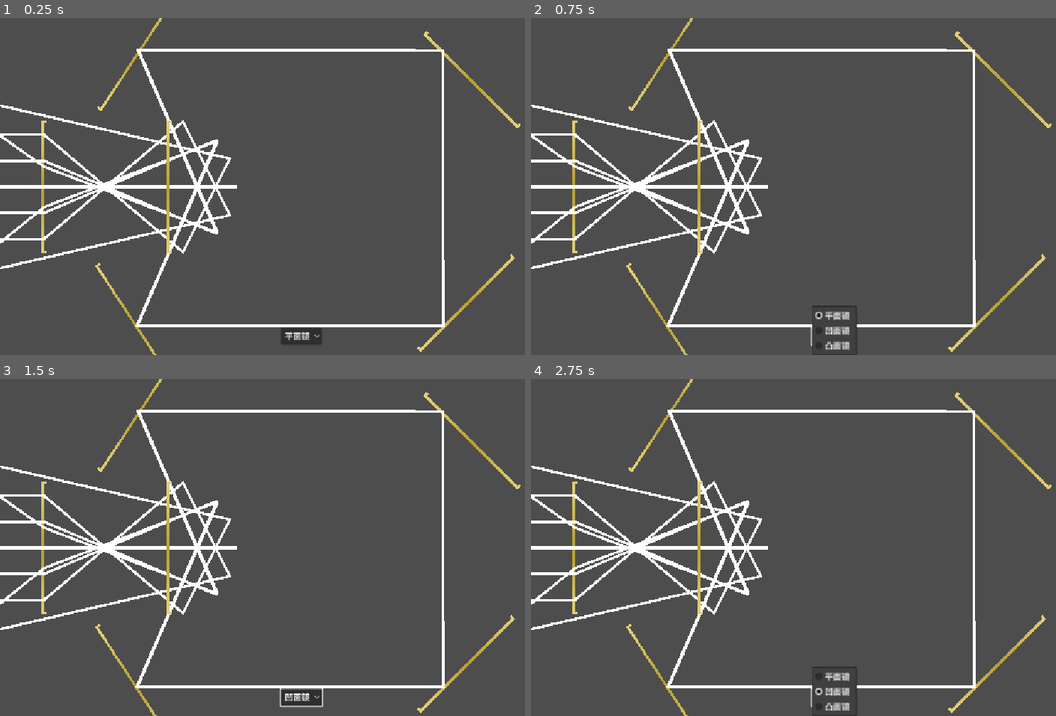
Above: before the commit, frames 1-4 (two rows, left to right).
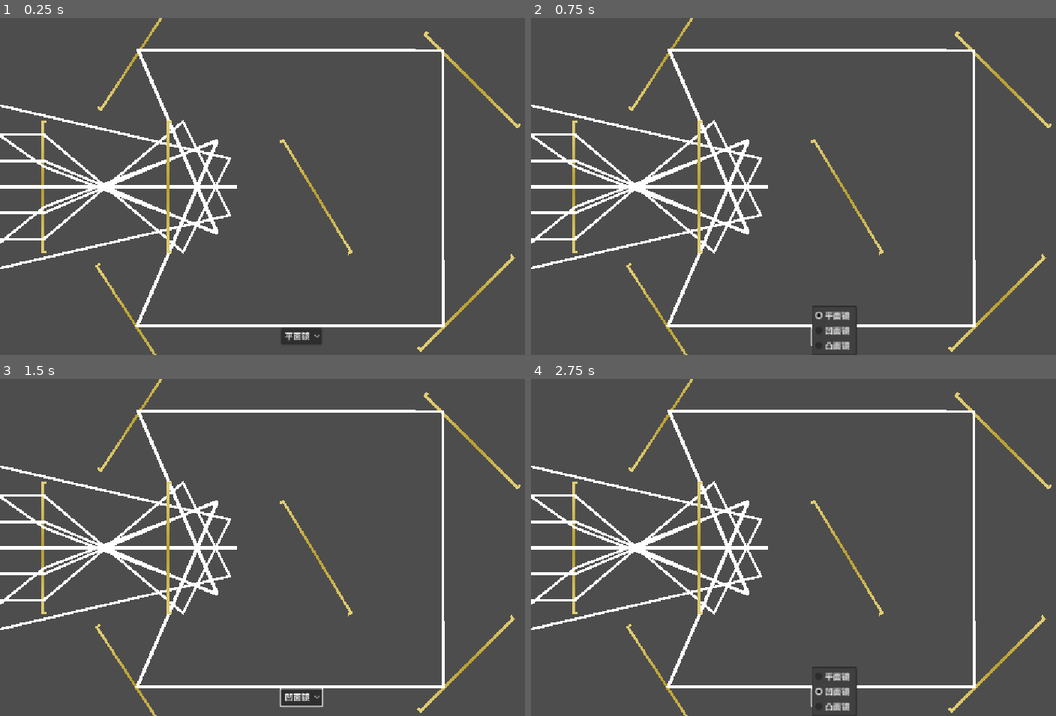
Above: after the commit, the same moments.

Repository: ChickenPige0n/re-flection
Game: Godot game, scene res://scenes/main_game.tscn
The game is run twice, just before and just after one commit, with the same random seed, the same clock (stepped at 60 frames per second) and the same inputs.
Inputs:
- Up to frame 1 (0.25 s): no input
- Up to frame 2 (0.75 s): click "平面镜" at 0.5 s
- Up to frame 3 (1.5 s): click "平面镜" at 1.25 s
- Up to frame 4 (2.75 s): click "凹面镜" at 2 s

The runs differ from the first frame. In frame 1, 0.2% of the frame differs, in the area x 53-68%, y 36-71%; in frame 2, 0.2%; in frame 3, 0.2%; in frame 4, 0.2%.

Commit message:
feat: add export presets

Diff:
--- a/project.godot
+++ b/project.godot
@@ -28,5 +28,6 @@
 [rendering]
 
 renderer/rendering_method="mobile"
+textures/vram_compression/import_etc2_astc=true
 anti_aliasing/quality/msaa_2d=3
 anti_aliasing/quality/msaa_3d=3
--- a/scenes/main_game.tscn
+++ b/scenes/main_game.tscn
@@ -1,10 +1,11 @@
-[gd_scene load_steps=7 format=3 uid="uid://c7xvhqovqpoxc"]
+[gd_scene load_steps=8 format=3 uid="uid://c7xvhqovqpoxc"]
 
 [ext_resource type="Script" uid="uid://dqpdk88faq73y" path="res://scripts/light.gd" id="1_72e8q"]
 [ext_resource type="PackedScene" uid="uid://dicdnfr2f5pjf" path="res://scenes/edit_ui.tscn" id="1_d2op2"]
 [ext_resource type="Script" uid="uid://bd23oolcj74gq" path="res://scripts/mirror.gd" id="1_s3esy"]
 [ext_resource type="Texture2D" uid="uid://cr82j1dxeqg32" path="res://images/mirror.png" id="2_0rdsr"]
 [ext_resource type="Script" uid="uid://13bw628tdjjt" path="res://scripts/lens.gd" id="5_ipu61"]
+[ext_resource type="Script" uid="uid://bgbc8oitudmpg" path="res://scripts/intersectable.gd" id="6_wi4c7"]
 [ext_resource type="Script" uid="uid://f3f8r8rjqn00" path="res://scripts/face_mirror.gd" id="6_ygxny"]
 
 [node name="Game" type="Node2D"]
@@ -22,7 +23,6 @@
 texture_filter = 1
 position = Vector2(894, 547)
 rotation = -0.785398
-scale = Vector2(1, 1)
 texture = ExtResource("2_0rdsr")
 script = ExtResource("1_s3esy")
 
@@ -55,14 +55,14 @@
 focus = 118.23
 
 [node name="Light2" type="Line2D" parent="."]
-points = PackedVector2Array(0, 224, 84.21, 224, 350.694, 449.395, 440.828, 269.521, -533.52, 44.4748)
+points = PackedVector2Array(0, 224, 84.2104, 224, 350.695, 449.394, 440.827, 269.519, -533.527, 44.4957)
 width = 5.0
 script = ExtResource("1_72e8q")
 direction = Vector2(1, 0)
 starting_pos = Vector2(0, 224)
 
 [node name="Light3" type="Line2D" parent="."]
-points = PackedVector2Array(0, 274, 84.21, 274, 415.791, 414.227, 264.384, 62.3382, 850.073, 62.0734, 849.834, 591.166, 263.515, 591.431, 417.434, 235.457, 84.21, 362.836, -695.554, 988.911)
+points = PackedVector2Array(0, 274, 84.2102, 274, 415.791, 414.227, 264.383, 62.3394, 850.077, 62.0773, 849.841, 591.159, 263.508, 591.421, 417.423, 235.445, 84.2099, 362.91, -695.032, 989.634)
 width = 5.0
 script = ExtResource("1_72e8q")
 direction = Vector2(1, 0)
@@ -76,18 +76,25 @@
 starting_pos = Vector2(0, 324)
 
 [node name="Light5" type="Line2D" parent="."]
-points = PackedVector2Array(0, 374, 84.21, 374, 415.791, 233.773, 262.54, 589.948, 850.269, 590.732, 849.563, 61.5626, 265.407, 60.7833, 417.482, 412.493, 84.21, 285.511, -732.5, -291.538)
+points = PackedVector2Array(0, 374, 84.2098, 374, 415.791, 233.773, 262.539, 589.947, 850.274, 590.726, 849.573, 61.5734, 265.396, 60.7998, 417.467, 412.509, 84.2101, 285.405, -732.003, -292.347)
 width = 5.0
 script = ExtResource("1_72e8q")
 direction = Vector2(1, 0)
 starting_pos = Vector2(0, 374)
 
 [node name="Light6" type="Line2D" parent="."]
-points = PackedVector2Array(0, 424, 84.21, 424, 350.694, 198.605, 440.828, 378.479, -533.52, 603.526)
+points = PackedVector2Array(0, 424, 84.2096, 424, 350.694, 198.605, 440.828, 378.479, -533.522, 603.52)
 width = 5.0
 script = ExtResource("1_72e8q")
 direction = Vector2(1, 0)
 starting_pos = Vector2(0, 424)
+
+[node name="Mirror6" type="Sprite2D" parent="."]
+texture_filter = 1
+position = Vector2(606, 343)
+rotation = -2.11709
+texture = ExtResource("2_0rdsr")
+script = ExtResource("6_wi4c7")
 
 [node name="Mirror4" type="Sprite2D" parent="."]
 texture_filter = 1
Not shown, added: export_presets.cfg
Not shown, changed: .gitignore
